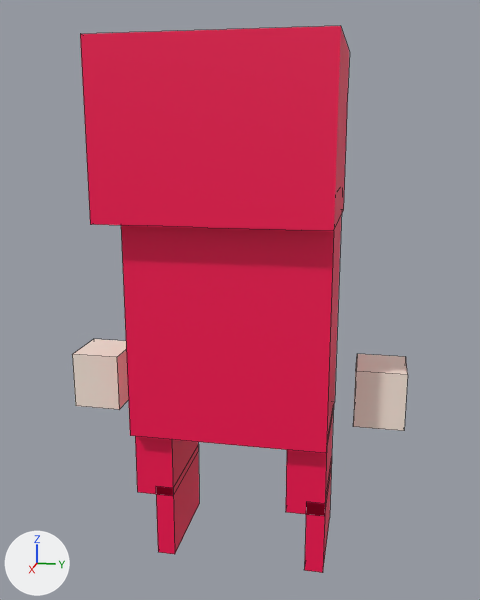
The Blender file Unhola/Models/Character.blend, before and after one commit.
One viewpoint serves both versions: a 50 mm camera at (1.53, 0.323, 0.5) aimed at (-0.024, 0.012, 0.112). Every picture has the same lights, and +X, +Y and +Z are marked at lower left. Mesh edges are drawn as thin lines.
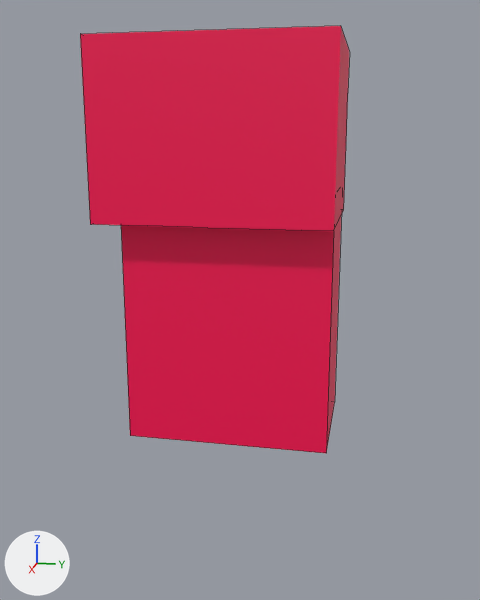
The newer file is also turned or shifted as a whole; pictures and numbers use the older file's frame.

The change in detail:
Object 'Cube.002' (ob_cube_002) is deleted.
Object 'Cube.003' (ob_cube_003) is deleted.
Object 'Cube.004' (ob_cube_004) is deleted.
Object 'Cube.005' (ob_cube_005) is deleted.
Object 'Cube.006' (ob_cube_006) is deleted.
Object 'Cube.007' (ob_cube_007) is deleted.

Location of each change, (x1, y1, x2, y2) in pixels of the pictures (480 x 600 px):
'Cube.006', deleted
    before: (353, 354, 408, 431)
'Cube.007', deleted
    before: (72, 339, 128, 409)
'Cube.004', deleted
    before: (156, 444, 199, 554)
'Cube.005', deleted
    before: (135, 436, 198, 496)
'Cube.002', deleted
    before: (286, 416, 333, 516)
'Cube.003', deleted
    before: (304, 458, 332, 573)
